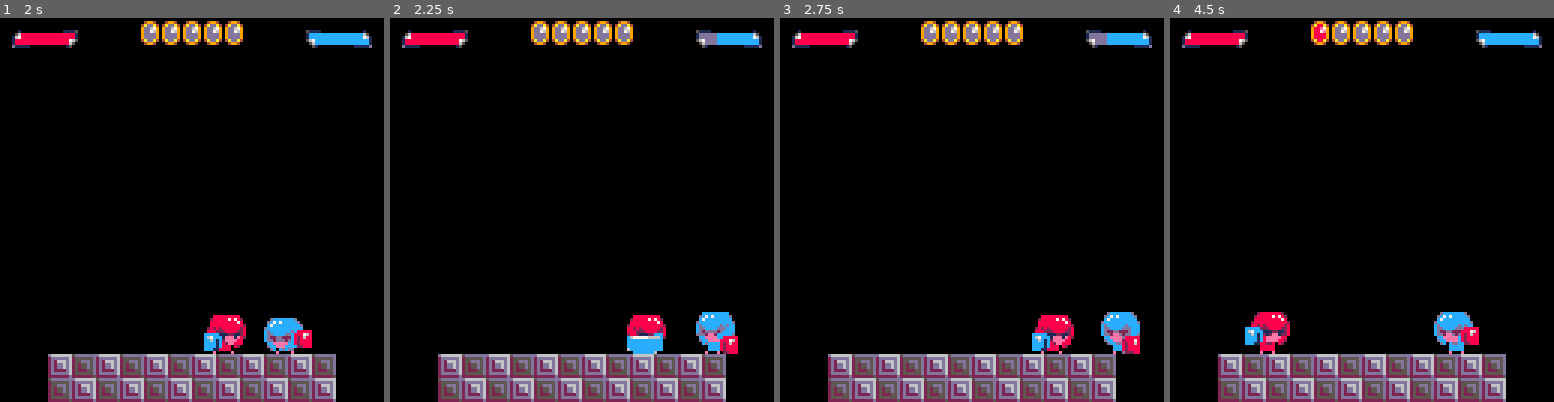
Above: before the commit, frames 1-4 (left to right).
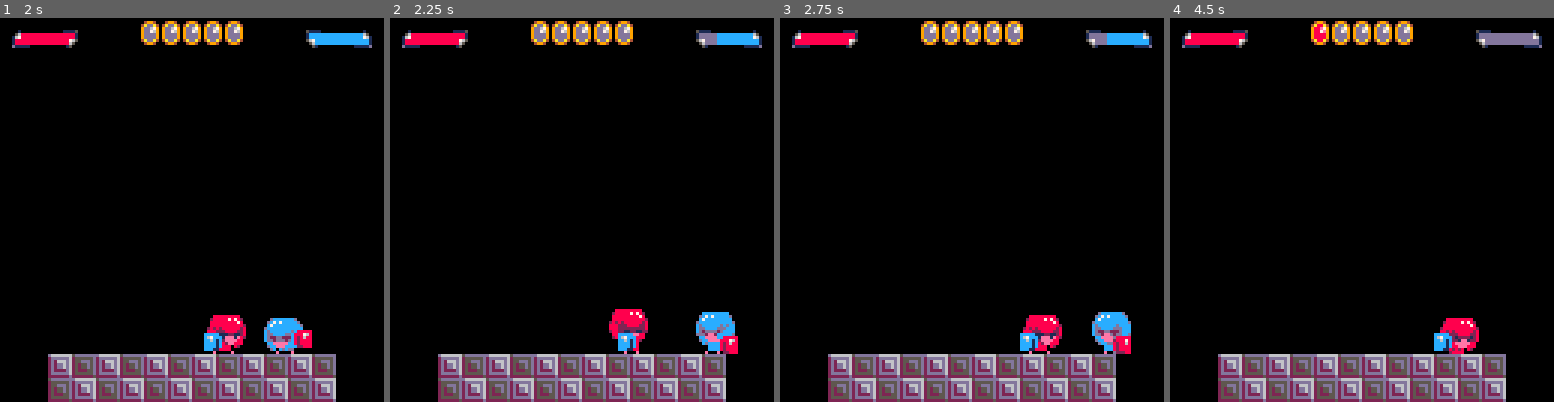
Above: after the commit, the same moments.

Repository: davidjtferguson/dancejab
Game: PICO-8 cartridge jab.p8
Same seed, same stepped clock (60 frames per second), same inputs: the game is played once before the commit and once after it.
Inputs:
- Up to frame 1 (2 s): tap X (X key) at 0.33, 1.07, 1.85 s; tap O (Z key) at 0.7, 1.7 s; hold Right from 1.6 s (still down)
- Up to frame 2 (2.25 s): release Right at 2.1 s; tap O (Z key) at 2.1 s
- Up to frame 3 (2.75 s): hold Right from 2.47 s (still down); tap O (Z key) at 2.5 s
- Up to frame 4 (4.5 s): tap O (Z key) every 0.4 s from 2.9 to 4.1 s; tap X (X key) at 2.97, 4.08 s; release Right at 3.03 s; hold Left 3.08-3.58 s; hold Right from 4.02 s (still down)

Frame 1 is identical in both runs. In frame 2, 1.3% of the frame differs, in the area x 57-72%, y 75-88%; in frame 3, 1.9%; in frame 4, 2.3%, in the area x 19-97%, y 3-88%.

Commit message:
added connect lag and anim state on successfuly landing a jab

Diff:
--- a/jab.p8
+++ b/jab.p8
@@ -16,7 +16,8 @@
   dashframes=7,
   jabframes=7,
   jablagframes=10,
-  hitstunframes=10,
+  connectlagframes=10,
+  hitstunframes=8,
 
   --movement limits
   -- in pixels/frame
@@ -67,6 +68,7 @@
   animjab=createanim({72,74,76},{3,6,1},false),
   animringout=createanim({192,194},6,false),
   animjablag=createanim({78,44,100},{3,3,5},false),
+  animconnectlag=createanim(7),
   animhitstun=createanim(108),
   animlostround=createanim({108,110},{6,1},false),
   animlostmatch=createanim({160,162,164,166},{6,3,10,10}),
@@ -297,8 +299,10 @@
   end
  elseif av.state=="jablag" then
   av.xvel=0
+ elseif av.state=="connectlag" then
+  --pause
  elseif av.state=="hitstun" then
-  --... maybe not needed?
+  --pause
  elseif av.state=="won" then
   av.xvel=0
  elseif av.state=="dead" then
@@ -342,13 +346,18 @@
   if box.pno!=av.no then
 
    if aabbcollision(globalbox(av,av.hurtbox),box) then
+    --other avatar pauses
+    av.oav.state="connectlag"
+    av.oav.statetimer=av.oav.connectlagframes
+    av.oav.anim=av.oav.animconnectlag
+    av.oav.xvel=0
+
     --been punched!
     av.hitpoints-=1
 
-    av.anim=av.animhitstun
-
     av.state="hitstun"
     av.statetimer=av.hitstunframes
+    av.anim=av.animhitstun
 
     if av.flipped then
      av.xvel=hitknockback
